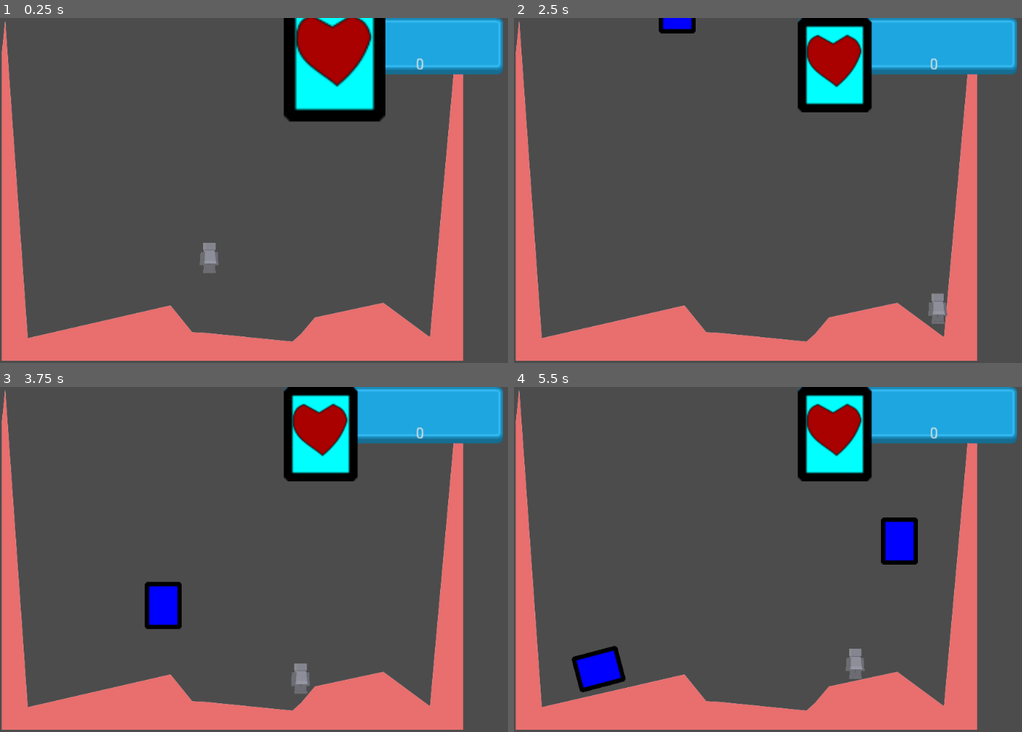
Above: before the commit, frames 1-4 (two rows, left to right).
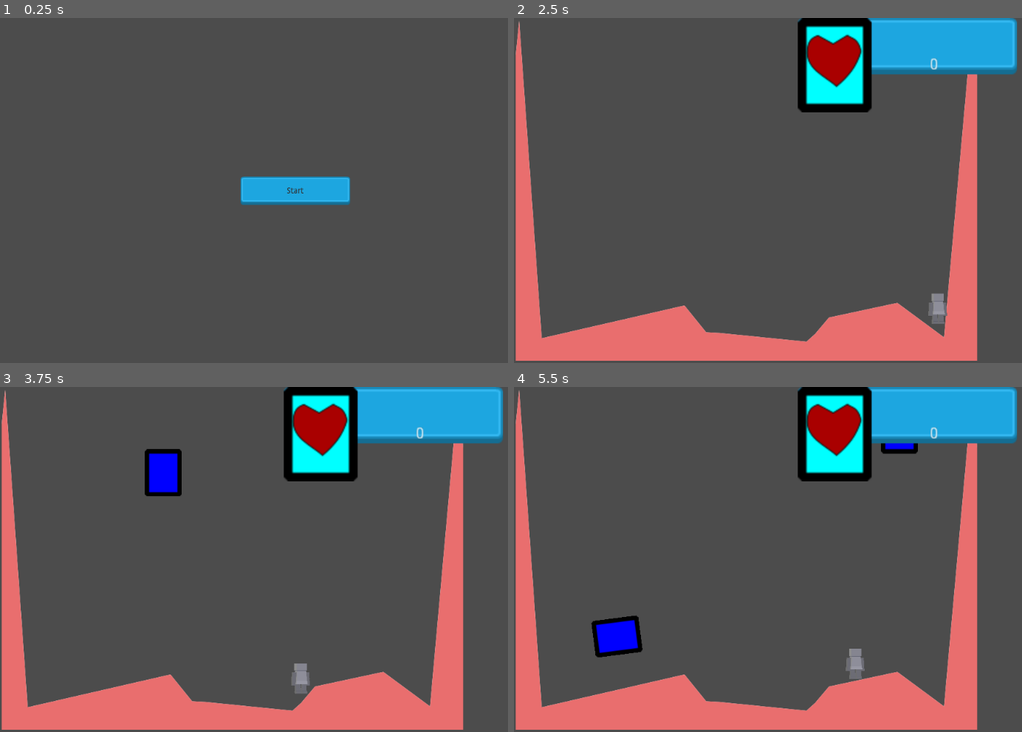
Above: after the commit, the same moments.

Repository: The-Godot-Jamers/LD42
Game: Godot game, scene res://scenes/startup.tscn
Two runs of this game, one before a commit and one after it. Both use one fixed random seed, a clock stepped at 60 frames per second and the inputs below. Before the commit the project starts from res://scenes/container.tscn.
Inputs (mouse positions are in pixels of both pictures, inside the frame that each line leads up to):
- Up to frame 1 (0.25 s): no input
- Up to frame 2 (2.5 s): click (808, 190) at 0.5 s, where only the run after the commit has a clickable "Start"; tap Enter at 1.25 s; hold Right (ui_right) from 1.28 s (still down); tap Up (ui_up) at 1.52, 2.27 s
- Up to frame 3 (3.75 s): release Right (ui_right) at 2.78 s; hold Left (ui_left) 2.78-3.53 s; hold Right (ui_right) from 3.53 s (still down)
- Up to frame 4 (5.5 s): tap Up (ui_up) at 3.77, 4.52, 5.27 s; release Right (ui_right) at 5.03 s; hold Left (ui_left) from 5.03 s (still down)

The runs differ from the first frame. In frame 1, 27% of the frame differs, in the area x 0-99%, y 0-100%; in frame 2, 0.3%; in frame 3, 2.0%; in frame 4, 3.1%.

Commit message:
start & end screen etc

Diff:
--- a/project.godot
+++ b/project.godot
@@ -11,7 +11,7 @@
 [application]
 
 config/name="LD42"
-run/main_scene="res://scenes/container.tscn"
+run/main_scene="res://scenes/startup.tscn"
 config/icon="res://PlayerCharacterScaleTest.png"
 
 [autoload]
--- a/scenes/GUI.tscn
+++ b/scenes/GUI.tscn
@@ -49,6 +49,7 @@
 
 [node name="TextureRect" type="TextureRect" parent="." index="0"]
 
+visible = false
 anchor_left = 0.5
 anchor_top = 0.0
 anchor_right = 0.5
@@ -65,7 +66,7 @@
 size_flags_vertical = 1
 texture = ExtResource( 2 )
 stretch_mode = 0
-_sections_unfolded = [ "Rect" ]
+_sections_unfolded = [ "Rect", "Visibility" ]
 
 [node name="HBoxContainer" type="HBoxContainer" parent="TextureRect" index="0"]
 
@@ -136,6 +137,7 @@
 
 [node name="mobile" type="Control" parent="." index="2"]
 
+editor/display_folded = true
 visible = false
 anchor_left = 0.0
 anchor_top = 0.0
--- a/scenes/Player.tscn
+++ b/scenes/Player.tscn
@@ -18,7 +18,7 @@
 custom_solver_bias = 0.0
 extents = Vector2( 14.8387, 26.5804 )
 
-[node name="Player" type="KinematicBody2D" index="0"]
+[node name="Player" type="KinematicBody2D"]
 
 z_index = 1
 input_pickable = false
--- a/scenes/game.tscn
+++ b/scenes/game.tscn
@@ -80,7 +80,7 @@
 anim_loop = false
 _sections_unfolded = [ "Emission Shape", "Gravity", "Spread" ]
 
-[node name="game" type="RigidBody2D" groups=[
+[node name="game" type="RigidBody2D" index="0" groups=[
 "balls",
 ]]
 
@@ -107,6 +107,7 @@
 __meta__ = {
 "_edit_group_": true
 }
+bottom = 700
 
 [node name="sprite" type="Sprite" parent="." index="0"]
 
--- /dev/null
+++ b/scenes/gameover.tscn
@@ -0,0 +1,113 @@
+[gd_scene load_steps=3 format=2]
+
+[ext_resource path="res://scripts/startup.gd" type="Script" id=1]
+[ext_resource path="res://gfx/blue_button02.png" type="Texture" id=2]
+
+[node name="gameover" type="Node"]
+
+script = ExtResource( 1 )
+
+[node name="CenterContainer" type="CenterContainer" parent="." index="0"]
+
+anchor_left = 0.0
+anchor_top = 0.0
+anchor_right = 1.0
+anchor_bottom = 1.0
+rect_pivot_offset = Vector2( 0, 0 )
+rect_clip_content = false
+mouse_filter = 0
+mouse_default_cursor_shape = 0
+size_flags_horizontal = 1
+size_flags_vertical = 1
+use_top_left = false
+
+[node name="VBoxContainer" type="VBoxContainer" parent="CenterContainer" index="0"]
+
+anchor_left = 0.0
+anchor_top = 0.0
+anchor_right = 0.0
+anchor_bottom = 0.0
+margin_left = 417.0
+margin_top = 266.0
+margin_right = 607.0
+margin_bottom = 333.0
+rect_pivot_offset = Vector2( 0, 0 )
+rect_clip_content = false
+mouse_filter = 1
+mouse_default_cursor_shape = 0
+size_flags_horizontal = 1
+size_flags_vertical = 1
+alignment = 0
+
+[node name="Label2" type="Label" parent="CenterContainer/VBoxContainer" index="0"]
+
+modulate = Color( 0.195313, 0.17395, 0.17395, 1 )
+anchor_left = 0.0
+anchor_top = 0.0
+anchor_right = 0.0
+anchor_bottom = 0.0
+margin_right = 190.0
+margin_bottom = 14.0
+rect_pivot_offset = Vector2( 0, 0 )
+rect_clip_content = false
+mouse_filter = 2
+mouse_default_cursor_shape = 0
+size_flags_horizontal = 1
+size_flags_vertical = 4
+text = "Gameover"
+align = 1
+valign = 1
+percent_visible = 1.0
+lines_skipped = 0
+max_lines_visible = -1
+_sections_unfolded = [ "Visibility" ]
+
+[node name="TextureButton" type="TextureButton" parent="CenterContainer/VBoxContainer" index="1"]
+
+anchor_left = 0.0
+anchor_top = 0.0
+anchor_right = 0.0
+anchor_bottom = 0.0
+margin_top = 18.0
+margin_right = 190.0
+margin_bottom = 67.0
+rect_pivot_offset = Vector2( 0, 0 )
+rect_clip_content = false
+focus_mode = 2
+mouse_filter = 0
+mouse_default_cursor_shape = 0
+size_flags_horizontal = 1
+size_flags_vertical = 1
+toggle_mode = false
+enabled_focus_mode = 2
+shortcut = null
+group = null
+texture_normal = ExtResource( 2 )
+_sections_unfolded = [ "Textures" ]
+
+[node name="Label" type="Label" parent="CenterContainer/VBoxContainer/TextureButton" index="0"]
+
+modulate = Color( 0.195313, 0.17395, 0.17395, 1 )
+anchor_left = 0.5
+anchor_top = 0.5
+anchor_right = 0.5
+anchor_bottom = 0.5
+margin_left = -20.0
+margin_top = -7.0
+margin_right = 20.0
+margin_bottom = 7.0
+rect_pivot_offset = Vector2( 0, 0 )
+rect_clip_content = false
+mouse_filter = 2
+mouse_default_cursor_shape = 0
+size_flags_horizontal = 1
+size_flags_vertical = 4
+text = "Restart"
+align = 1
+valign = 1
+percent_visible = 1.0
+lines_skipped = 0
+max_lines_visible = -1
+_sections_unfolded = [ "Visibility" ]
+
+[connection signal="pressed" from="CenterContainer/VBoxContainer/TextureButton" to="." method="_on_TextureButton_pressed"]
--- /dev/null
+++ b/scenes/startup.tscn
@@ -0,0 +1,59 @@
+[gd_scene load_steps=3 format=2]
+
+[ext_resource path="res://scripts/startup.gd" type="Script" id=1]
+[ext_resource path="res://gfx/blue_button02.png" type="Texture" id=2]
+
+[node name="startup" type="Node"]
+
+script = ExtResource( 1 )
+
+[node name="TextureButton" type="TextureButton" parent="." index="0"]
+
+anchor_left = 0.5
+anchor_top = 0.5
+anchor_right = 0.5
+anchor_bottom = 0.5
+margin_left = -95.0
+margin_top = -24.5
+margin_right = 95.0
+margin_bottom = 24.5
+rect_pivot_offset = Vector2( 0, 0 )
+rect_clip_content = false
+focus_mode = 2
+mouse_filter = 0
+mouse_default_cursor_shape = 0
+size_flags_horizontal = 1
+size_flags_vertical = 1
+toggle_mode = false
+enabled_focus_mode = 2
+shortcut = null
+group = null
+texture_normal = ExtResource( 2 )
+_sections_unfolded = [ "Textures" ]
+
+[node name="Label" type="Label" parent="TextureButton" index="0"]
+
+modulate = Color( 0.195313, 0.17395, 0.17395, 1 )
+anchor_left = 0.5
+anchor_top = 0.5
+anchor_right = 0.5
+anchor_bottom = 0.5
+margin_left = -20.0
+margin_top = -7.0
+margin_right = 20.0
+margin_bottom = 7.0
+rect_pivot_offset = Vector2( 0, 0 )
+rect_clip_content = false
+mouse_filter = 2
+mouse_default_cursor_shape = 0
+size_flags_horizontal = 1
+size_flags_vertical = 4
+text = "Start"
+align = 1
+valign = 1
+percent_visible = 1.0
+lines_skipped = 0
+max_lines_visible = -1
+_sections_unfolded = [ "Visibility" ]
+
+[connection signal="pressed" from="TextureButton" to="." method="_on_TextureButton_pressed"]
--- a/scripts/GUI.gd
+++ b/scripts/GUI.gd
@@ -15,5 +15,12 @@
 func _on_up_pressed():
 	Input.action_press("ui_up")
 
+func startup():
+	$TextureRect.visible = true
+
 func set_mobile():
 	$mobile.visible = true
+
+func hide():
+	$TextureRect.visible = false
+	$mobile.visible = false
--- a/scripts/game.gd
+++ b/scripts/game.gd
@@ -1,4 +1,6 @@
 extends RigidBody2D
+
+export var bottom = 700
 
 onready var sprite = $sprite
 var picked = false
@@ -6,6 +8,10 @@
 func remove_pickup():
 	$pickup_area.queue_free()
 
+func _physics_process(delta):
+	if position.y >= bottom:
+		Globals.GUI.hide()
+		get_tree().change_scene_to(load("res://scenes/gameover.tscn"))
 
 func _on_pickup_area_body_entered(body):
 	if not picked:
--- /dev/null
+++ b/scripts/startup.gd
@@ -0,0 +1,7 @@
+extends Node
+
+
+
+func _on_TextureButton_pressed():
+	Globals.GUI.startup()
+	get_tree().change_scene_to(load("res://scenes/container.tscn"))
